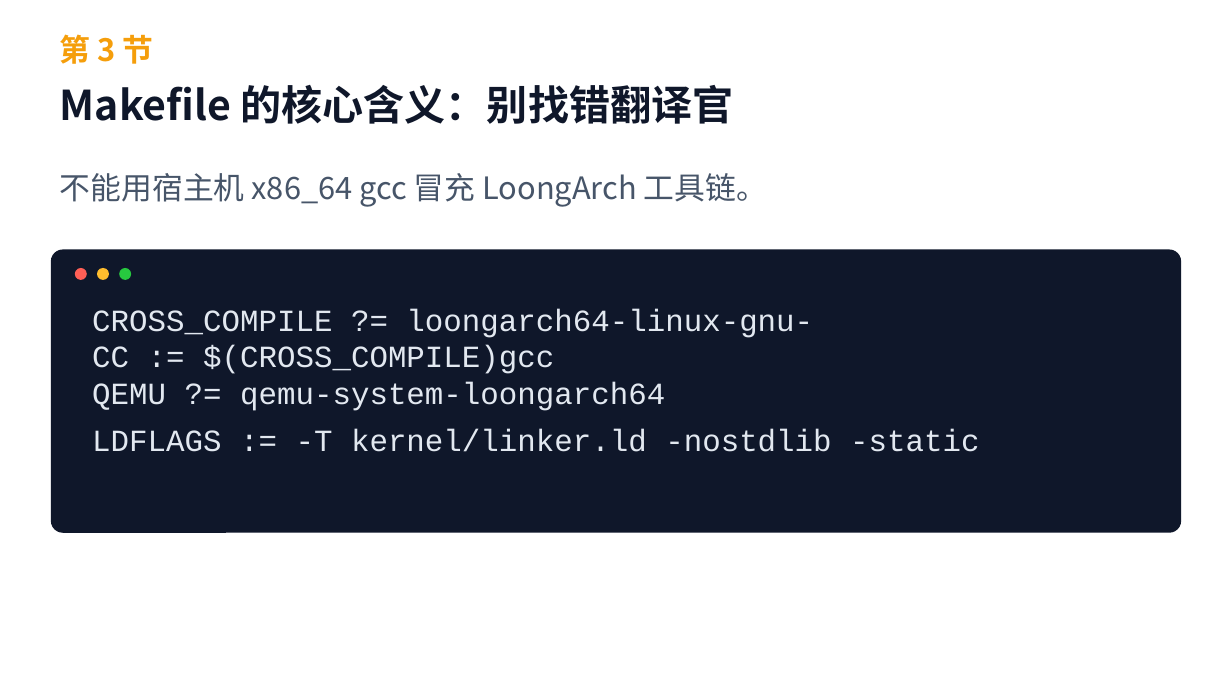
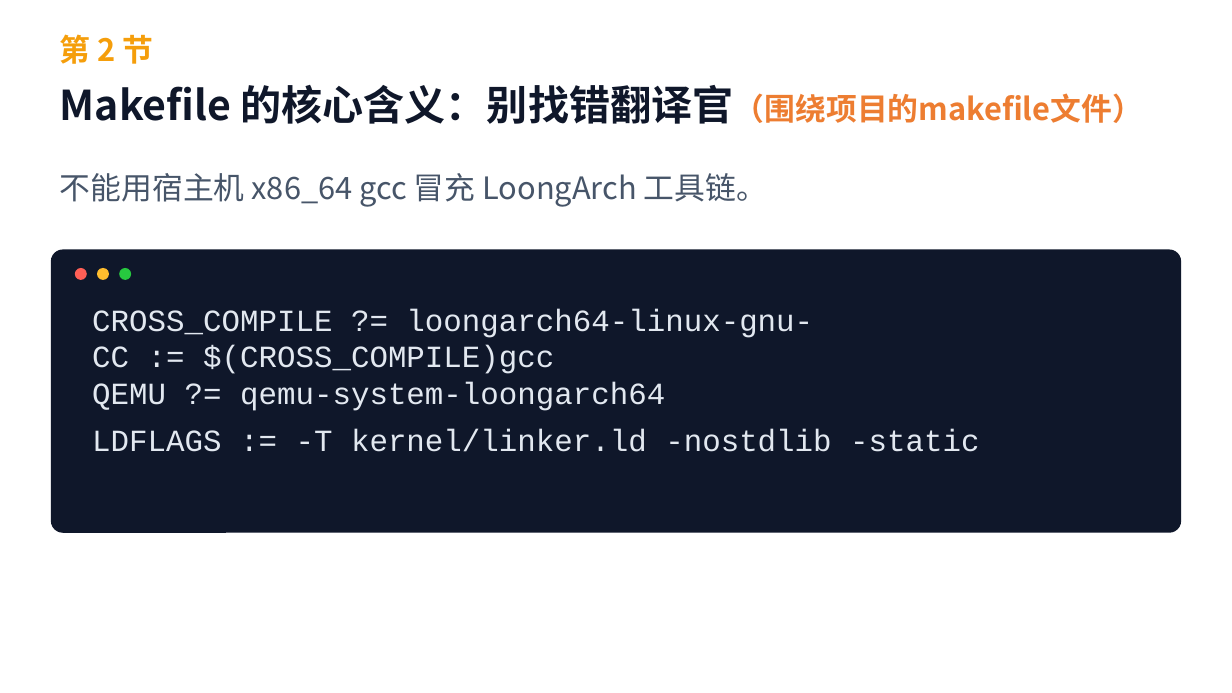
Before and after one commit to cxi218447-byte/miniOS, a slide deck: slide 20 of docs/week01/week01_qemu_hello_course.pptx (slide 19 before the commit). Drawn at 1232x693 pixels with LibreOffice and Linux fonts; fonts in the diff are those of the drawing. Boxes give left, top, right and bottom in pixels: in the first picture for what was removed or moved away, otherwise in the second. Text is boxed around its words. In the diff, an @@ line names an element or a change of style, - is before the commit and + after.

```diff
--- a/docs/week01/week01_qemu_hello_course.pptx
+++ b/docs/week01/week01_qemu_hello_course.pptx
@@ text at bbox=[60, 34, 154, 64]: text changed @@
-第 3 节
+第 2 节
@@ text at bbox=[60, 85, 1143, 124]: text changed @@
-Makefile 的核心含义：别找错翻译官
+Makefile 的核心含义：别找错翻译官（围绕项目的makefile文件）
```
Also in this commit, not shown: 32 other slides changed, 5 slides added, 2 slides removed, 16 other files.
